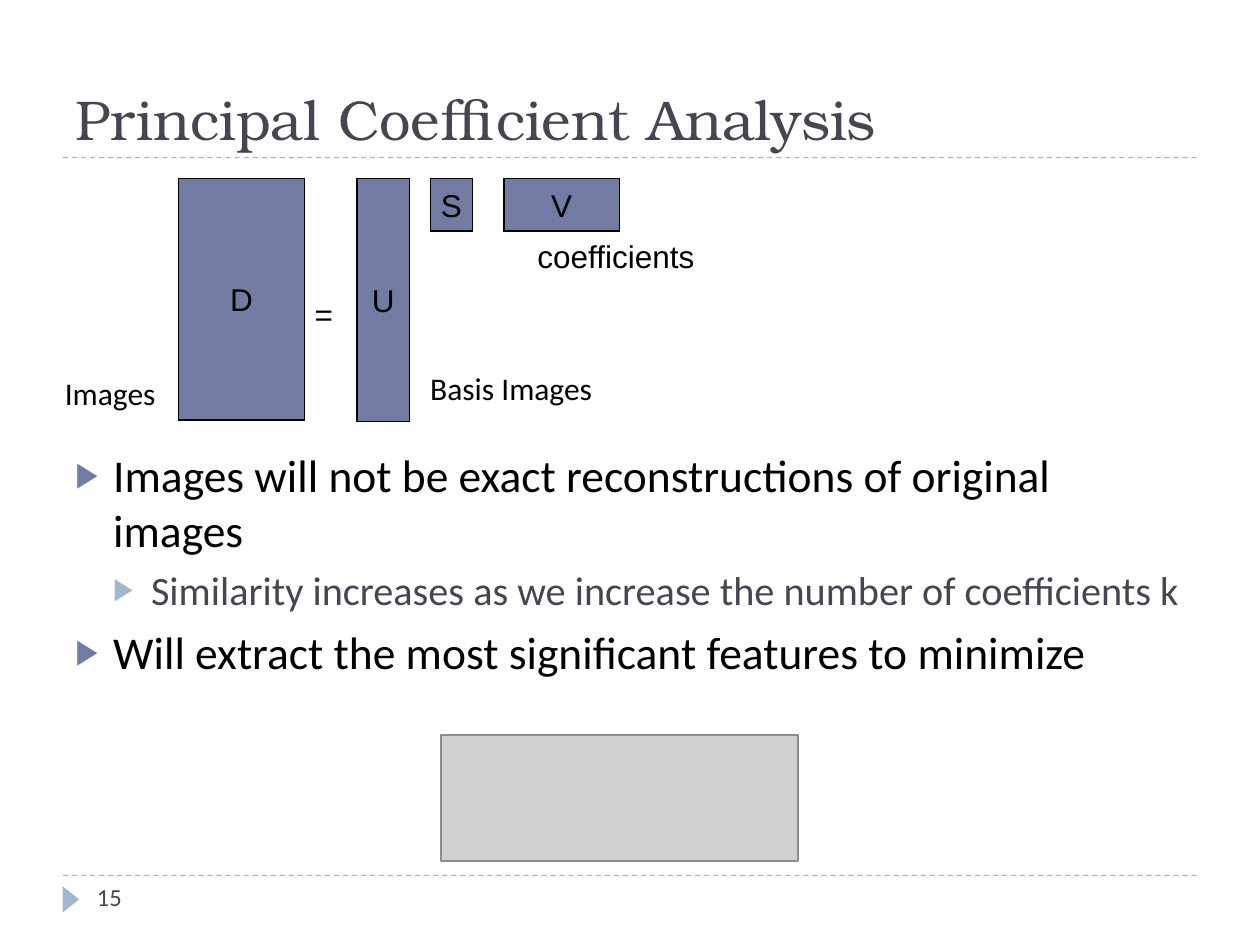
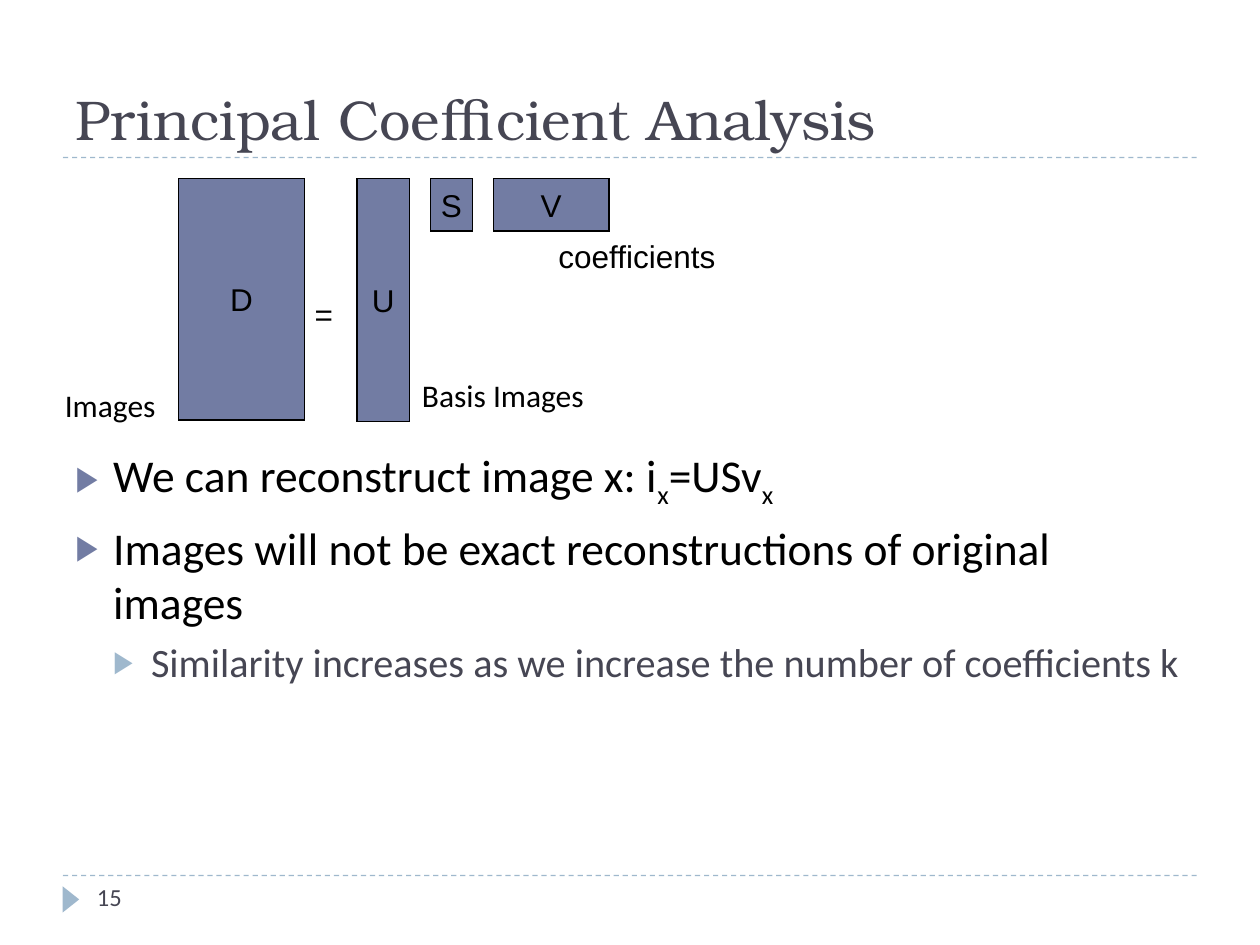
Before and after one commit to rspeyer/rzs-thesis, a slide deck: slide 15 of thesis-defense.pptx. Drawn at 1260x945 pixels with LibreOffice and Linux fonts; fonts in the diff are those of the drawing; grey boxes stand for pictures. Boxes give left, top, right and bottom in pixels: in the first picture for what was removed or moved away, otherwise in the second. Text is boxed around its words. In the diff, an @@ line names an element or a change of style, - is before the commit and + after.

```diff
--- a/thesis-defense.pptx
+++ b/thesis-defense.pptx
@@ rectangle "V": place and size @@
-rectangle "V" at <box>504,179,620,232</box>
+rectangle "V" at <box>494,179,610,232</box>
@@ text "coefficients": place and size @@
-text "coefficients" at <box>537,245,694,269</box>
+text "coefficients" at <box>558,245,715,269</box>
@@ text "Images": place and size @@
-text "Images" at <box>65,384,156,411</box>
+text "Images" at <box>65,396,156,423</box>
@@ text "Basis Images": place and size @@
-text "Basis Images" at <box>430,378,592,406</box>
+text "Basis Images" at <box>422,385,584,413</box>
@@ text at <box>113,460,636,500</box>: paragraph added @@
+▶ We can reconstruct image x: ix=USvx
@@ text at <box>113,637,1085,677</box>: paragraph removed @@
-▶ Will extract the most significant features to minimize
@@ picture removed at <box>441,735,798,861</box> @@
```
Also in this commit, not shown: 13 other slides changed, 2 other files.
